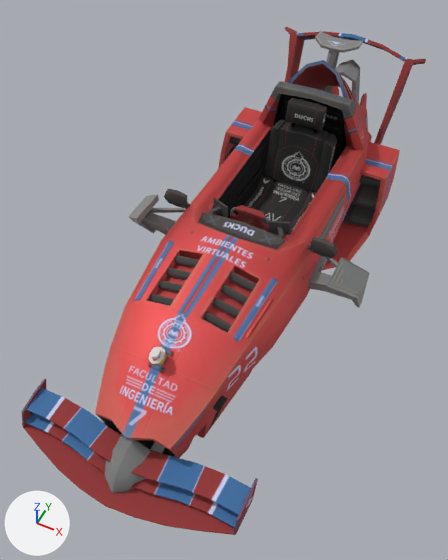
Two versions of the FBX model Assets/_VE/Modelos/Escuderia Bravo/Furtivos/Furtivo7/F07.fbx, one commit apart.
Before and after are seen from a camera (50 mm lens) standing at (1.26, -3.44, 3.64) and looking at (-0.08, -0.76, 0.3). The axes (+X, +Y, +Z) are drawn at lower left. The lights are the same throughout. Where no turn or scale is listed for an object, it has been applied to the vertices.

Names of what the first picture shows: 'ale_07', 'cro_07', 'sil_07', 'vol_07'.
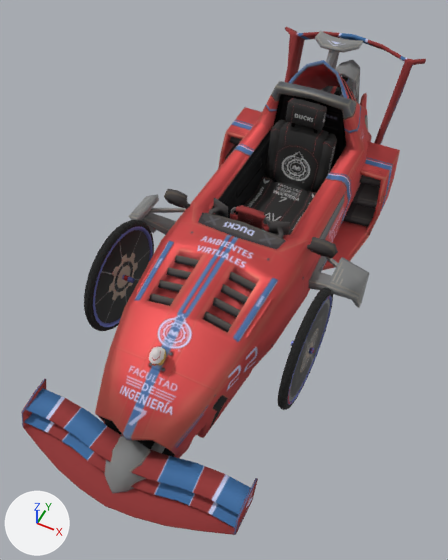
Where the change shows, as pixel boxes [x1, y1, x2, y2] in the pictures (448 x 560 px):
'wheels07', added
    after: [84, 76, 352, 410]
part 1 of me_cro_07, shading changed
    both: [21, 31, 400, 535]

Diff of the bpy script that builds the scene:
```diff
--- a/Assets/_VE/Modelos/Escuderia Bravo/Furtivos/Furtivo7/F07.fbx.py
+++ b/Assets/_VE/Modelos/Escuderia Bravo/Furtivos/Furtivo7/F07.fbx.py
@@ img_whe_06_basecolor_png @@
+img_whe_06_basecolor_png = load_image('whe_06_BaseColor.png', 'whe_07/whe_06_BaseColor.png', 2048, 2048, 'sRGB')
@@ img_whe_06_roughness_png @@
+img_whe_06_roughness_png = load_image('whe_06_Roughness.png', 'whe_07/whe_06_Roughness.png', 2048, 2048, 'Non-Color')
@@ img_whe_06_normal_png @@
+img_whe_06_normal_png = load_image('whe_06_Normal.png', 'whe_07/whe_06_Normal.png', 2048, 2048, 'Non-Color')
@@ img_whe_06_metallic_png @@
+img_whe_06_metallic_png = load_image('whe_06_Metallic.png', 'whe_07/whe_06_Metallic.png', 2048, 2048, 'Non-Color')
@@ mat_whe_07 @@
+mat_whe_07 = bpy.data.materials.new('whe_07')
+# uses the picture img_whe_06_basecolor_png
+# uses the picture img_whe_06_metallic_png
+# uses the picture img_whe_06_normal_png
+# uses the picture img_whe_06_roughness_png
@@ me_cro_07 @@
 me_cro_07.from_pydata(...)  # 1463 vertices, 2576 faces; spans x -0.87..0.87, y -2.47..1.79, z 0.07..1.31
 # used by ob_cro_07; location = (0.0, 0.0, 0.0)
+# me_cro_07 part 1: edges marked sharp go from 1439 to 0
 me_cro_07.materials.append(mat_cro_07)
@@ me_wheels_002 @@
+me_wheels_002.from_pydata(...)  # 1836 vertices, 3172 faces; spans x -0.74..0.74, y -1.55..1.91, z 0.0..0.82
+me_wheels_002.materials.append(mat_whe_07)
@@ ob_wheels07 @@
+ob_wheels07 = bpy.data.objects.new('wheels07', me_wheels_002)
+ob_wheels07.location = (0.0, 0.0, 0.0)
```
